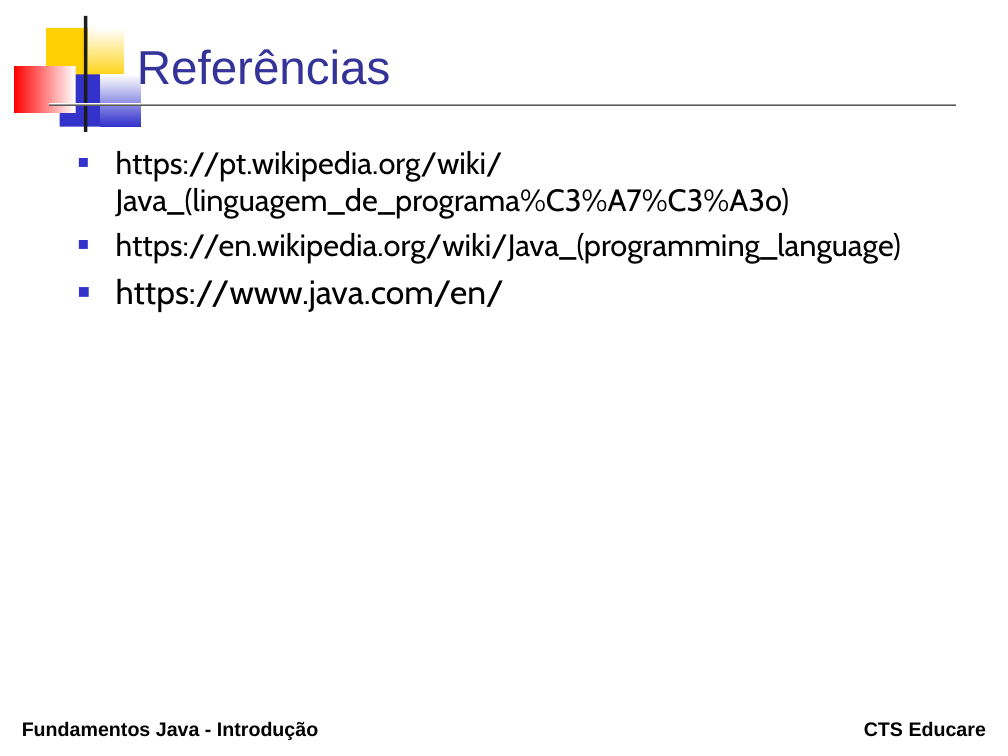
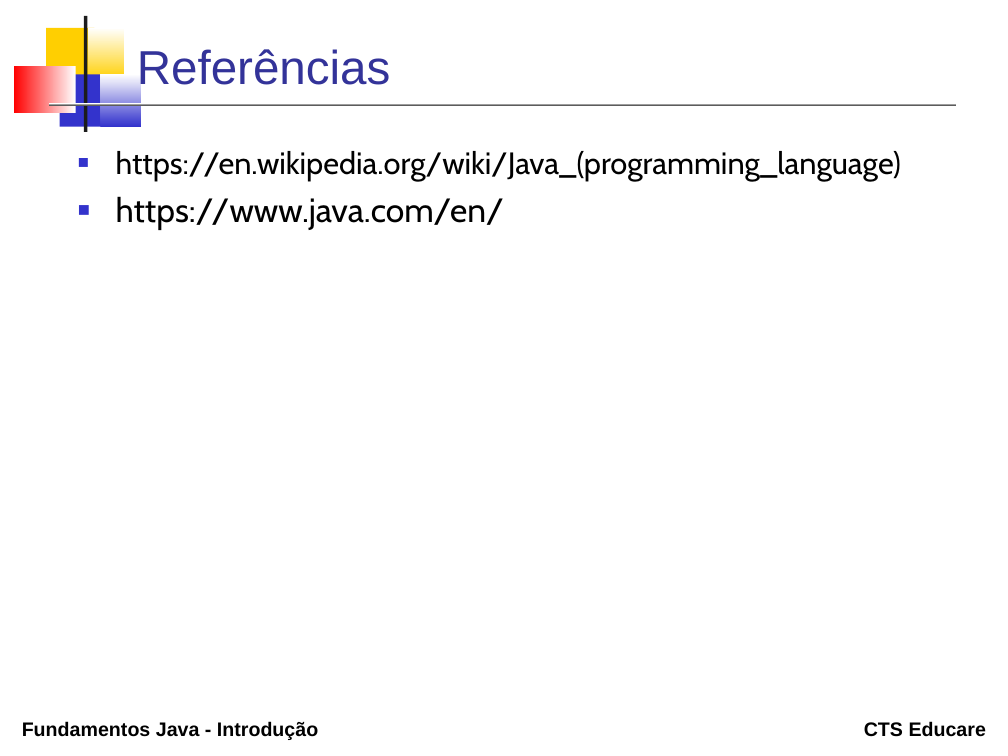
Before and after one commit to erosvitor/curso-java-fundamentos, a slide deck: slide 9 of topicos/01_introducao/Introducao.odp. Drawn at 1008x756 pixels with LibreOffice and Linux fonts; fonts in the diff are those of the drawing. Boxes give left, top, right and bottom in pixels: in the first picture for what was removed or moved away, otherwise in the second. Text is boxed around its words. In the diff, an @@ line names an element or a change of style, - is before the commit and + after.

```diff
--- a/topicos/01_introducao/Introducao.odp
+++ b/topicos/01_introducao/Introducao.odp
@@ text at [116, 151, 789, 218]: paragraph removed @@
-■ https://pt.wikipedia.org/wiki/Java_(linguagem_de_programa%C3%A7%C3%A3o)
```
Also in this commit, not shown: 6 other slides changed, 18 other files.
